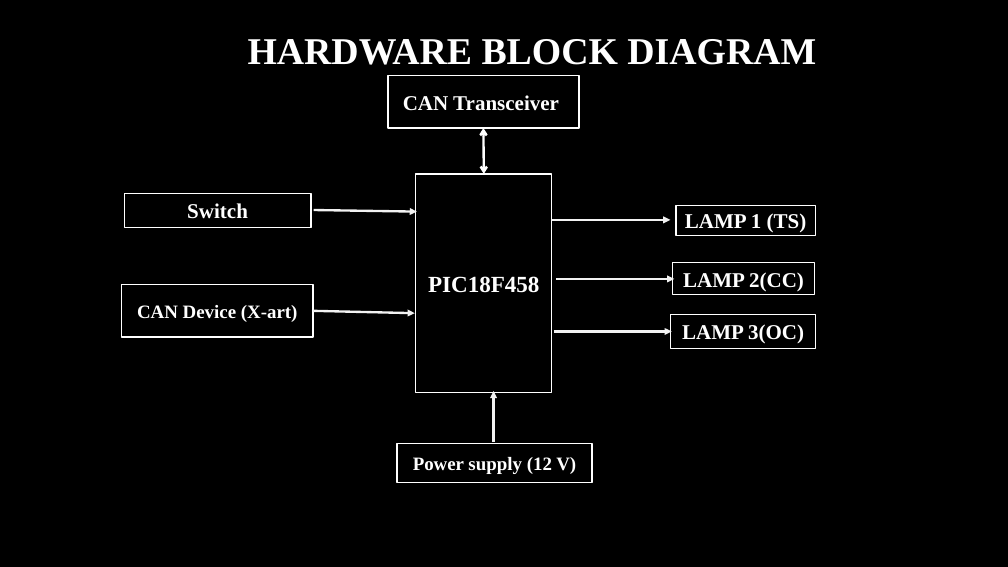
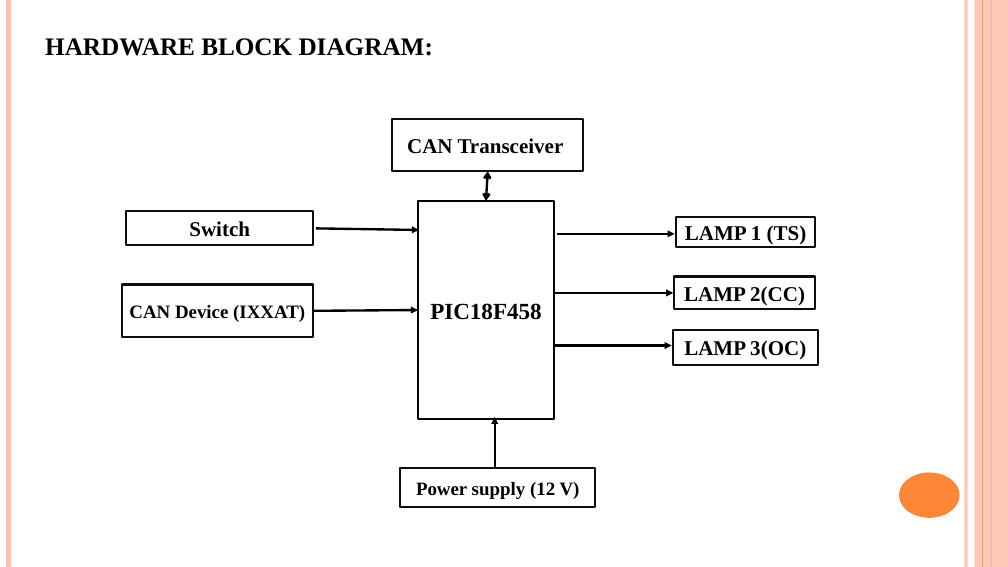
Before and after one commit to SKUP-BATCH4/TEAM-5-IC, a slide deck: slide 6 of INSTRUMENTAL CLUSTER.pptx. Drawn at 1008x567 pixels with LibreOffice and Linux fonts; fonts in the diff are those of the drawing; background and template pictures are left out. Boxes give left, top, right and bottom in pixels: in the first picture for what was removed or moved away, otherwise in the second. Text is boxed around its words. In the diff, an @@ line names an element or a change of style, - is before the commit and + after.

```diff
--- a/INSTRUMENTAL CLUSTER.pptx
+++ b/INSTRUMENTAL CLUSTER.pptx
@@ background picture (left out) to #FFFFFF @@
@@ line added from (8, 0) to (8, 567), #FEC3AE 4.5 pt @@
@@ text "HARDWARE BLOCK DIAGRAM:" at (45,38,433,56): vertical alignment middle to top @@
@@ line added from (966, 0) to (966, 567), #FEC3AE 3 pt @@
@@ rectangle added at (975,0,1008,567), fill #FEC3AE at 87% opacity @@
@@ line added from (983, 0) to (983, 567), #FE8637 0.75 pt @@
@@ line added from (991, 0) to (991, 567), #FE8637 1.5 pt @@
@@ text at (45,38,433,56): text changed; size 36 to 24 pt; text colour #FFFFFF to #000000 @@
-HARDWARE BLOCK DIAGRAM
+HARDWARE BLOCK DIAGRAM:
@@ text colour #FFFFFF to #000000; outline #FFFFFF 1.25 pt to #0D0D0D 2 pt in 6 elements at (676,217,815,247), (674,277,815,309), (673,330,818,364), (126,211,313,245), (400,468,595,507), (392,119,584,172) @@
@@ rectangle "CAN Transceiver": place and size @@
-rectangle "CAN Transceiver" at (388,76,579,129)
+rectangle "CAN Transceiver" at (392,119,584,172)
@@ double arrow moved from (483, 128) - (484, 174) to (488, 172) - (486, 201) @@
@@ double arrow (488, 172) - (486, 201): stroke #FFFFFF 2.25 pt to #000000 2.25 pt @@
@@ rectangle "PIC18F458": place and size @@
-rectangle "PIC18F458" at (416,174,552,392)
+rectangle "PIC18F458" at (418,201,554,420)
@@ rectangle "PIC18F458" at (418,201,554,420): text colour #FFFFFF to #000000; outline #FFFFFF 1.25 pt to #000000 2 pt @@
@@ arrow moved from (314, 210) - (417, 212) to (316, 228) - (419, 230) @@
@@ arrow (316, 228) - (419, 230): stroke #F2F2F2 2.25 pt to #000000 2.25 pt @@
@@ arrow moved from (553, 220) - (671, 220) to (557, 234) - (675, 234) @@
@@ arrow (557, 234) - (675, 234): stroke #F2F2F2 2.25 pt to #000000 2.25 pt @@
@@ rectangle "LAMP 1 (TS)": place and size @@
-rectangle "LAMP 1 (TS)" at (676,205,815,235)
+rectangle "LAMP 1 (TS)" at (676,217,815,247)
@@ rectangle "CAN Device (IXXAT)" at (122,284,313,337): outline #FFFFFF 1.25 pt to #0D0D0D 2 pt @@
@@ 3 rectangles, 2 arrows: place and size @@
-3 rectangles, 2 arrows at (124,194,816,349)
+3 rectangles, 2 arrows at (126,211,818,364)
@@ arrow (556, 293) - (673, 293): stroke #F2F2F2 2.25 pt to #000000 2.25 pt @@
@@ text in rectangle at (129,305,305,322): text changed; text colour #FFFFFF to #000000 @@
-CAN Device (X-art)
+CAN Device (IXXAT)
@@ arrow moved from (313, 311) - (415, 313) to (313, 311) - (418, 310) @@
@@ arrow (313, 311) - (418, 310): stroke #F2F2F2 2.25 pt to #000000 2.25 pt @@
@@ arrow (554, 346) - (672, 346): stroke #F2F2F2 2.25 pt to #000000 2.25 pt @@
@@ arrow moved from (494, 442) - (494, 391) to (495, 468) - (495, 417) @@
@@ arrow (495, 468) - (495, 417): stroke #F2F2F2 2.25 pt to #000000 2.25 pt @@
@@ rectangle "Power supply (12 V)": place and size @@
-rectangle "Power supply (12 V)" at (397,443,592,482)
+rectangle "Power supply (12 V)" at (400,468,595,507)
@@ ellipse added at (899,473,960,518), fill #FE8637 @@
```
Also in this commit, not shown: 10 other slides changed, 6 slides added, 2 slides removed.
